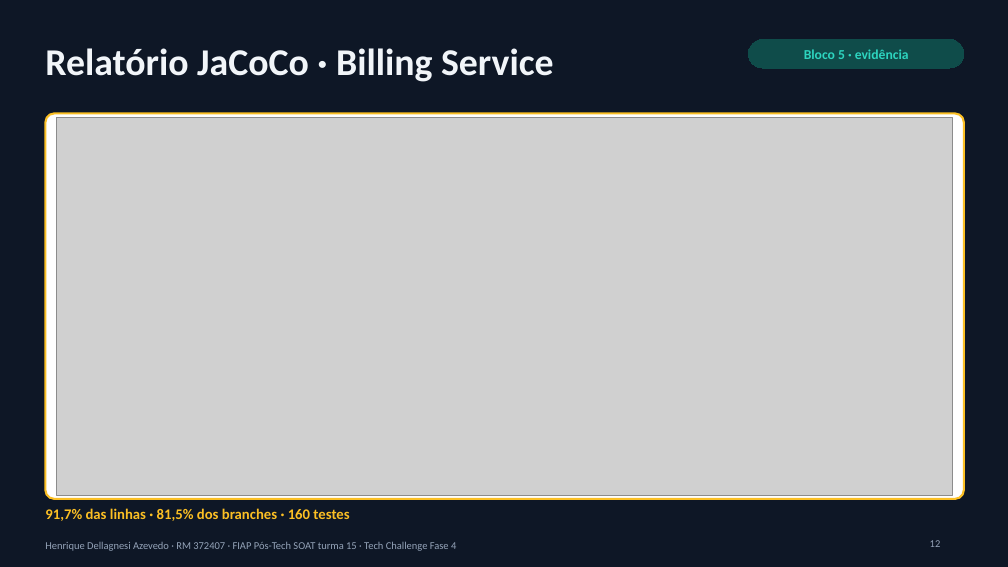
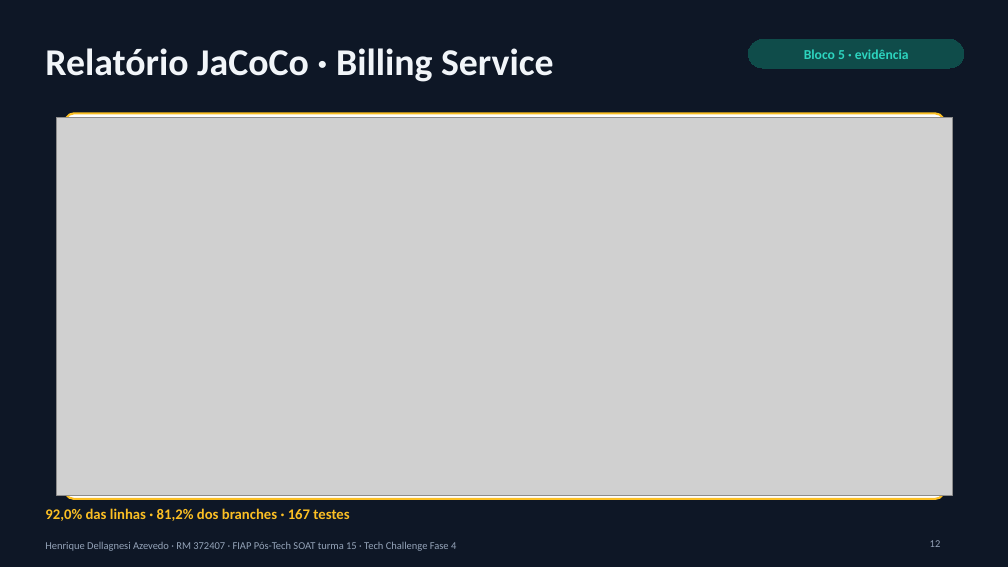
Before and after one commit to HDAdeveloper/oficina-os-service, a slide deck: slide 12 of docs/video/oficina-tech-service-slides.pptx. Drawn at 1008x567 pixels with LibreOffice and Linux fonts; fonts in the diff are those of the drawing; grey boxes stand for pictures. Boxes give left, top, right and bottom in pixels: in the first picture for what was removed or moved away, otherwise in the second. Text is boxed around its words. In the diff, an @@ line names an element or a change of style, - is before the commit and + after.

Commit message:
Importa os-service do oficina-workspace

```diff
--- a/docs/video/oficina-tech-service-slides.pptx
+++ b/docs/video/oficina-tech-service-slides.pptx
@@ rounded rectangle resized from (x1=45, y1=113, x2=964, y2=499) to (x1=65, y1=113, x2=944, y2=499) @@
@@ text at (x1=45, y1=508, x2=349, y2=521): text changed @@
-91,7% das linhas · 81,5% dos branches · 160 testes
+92,0% das linhas · 81,2% dos branches · 167 testes
```
Also in this commit, not shown: 2 other slides changed, 20 other files.
